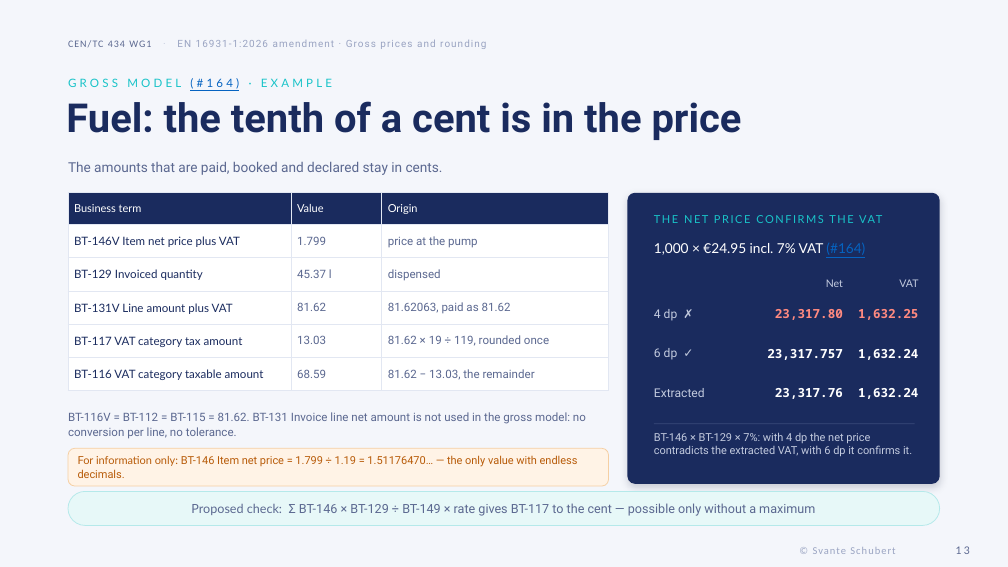
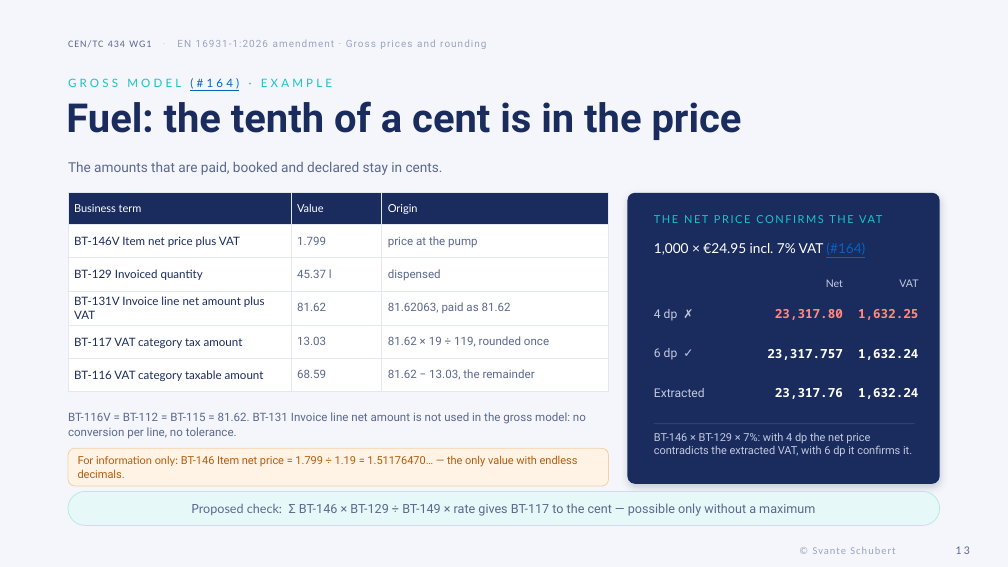
Before and after one commit to svanteschubert/testy, a slide deck: slide 13 of docs/CEN-TC434-WG1_2026_SvanteSchubert_Gross-Prices_EN.pptx. Drawn at 1008x567 pixels with LibreOffice and Linux fonts; fonts in the diff are those of the drawing. Boxes give left, top, right and bottom in pixels: in the first picture for what was removed or moved away, otherwise in the second. Text is boxed around its words. In the diff, an @@ line names an element or a change of style, - is before the commit and + after.

```diff
--- a/docs/CEN-TC434-WG1_2026_SvanteSchubert_Gross-Prices_EN.pptx
+++ b/docs/CEN-TC434-WG1_2026_SvanteSchubert_Gross-Prices_EN.pptx
@@ table at bbox=[68, 193, 609, 399] @@
-row 4, column 1: BT-131V Line amount plus VAT
+row 4, column 1: BT-131V Invoice line net amount plus VAT
```
Also in this commit, not shown: 8 other slides changed, 1 slide added, 1 other file.
